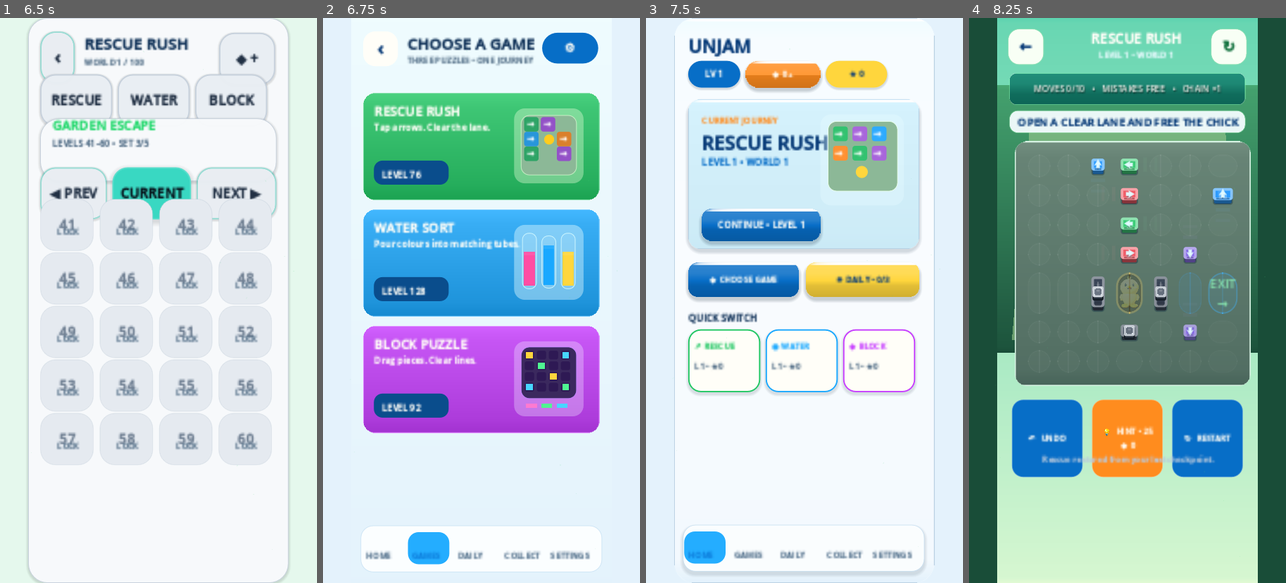
Above: before the commit, frames 1-4 (left to right).
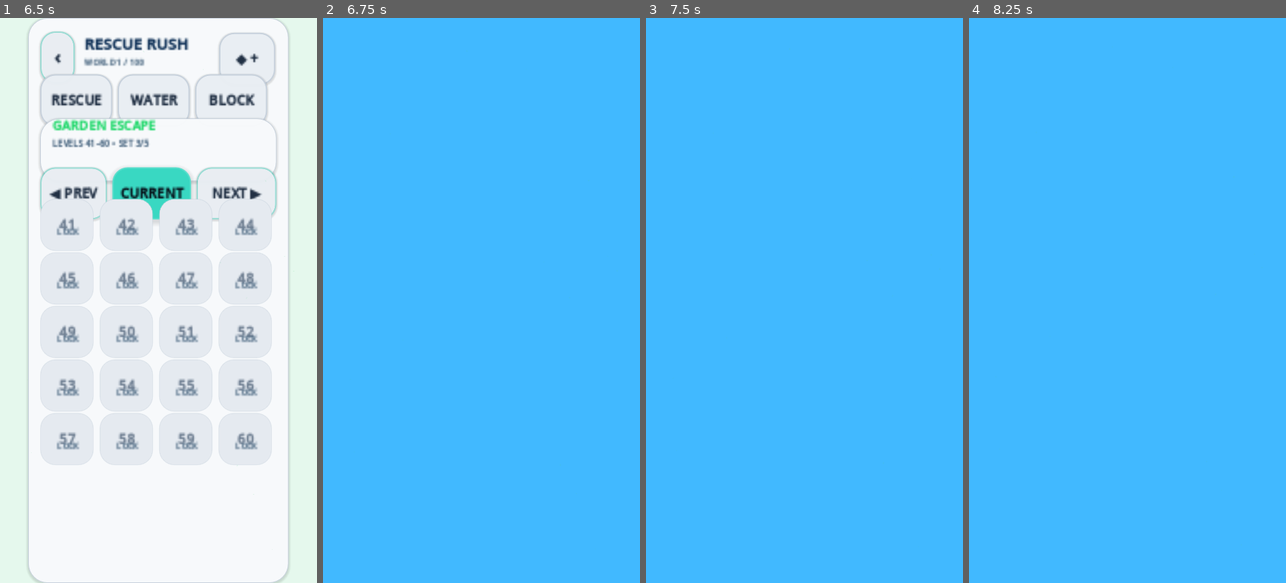
Above: after the commit, the same moments.

Repository: eghosa001/unjam
Game: Godot game, scene res://scenes/Main.tscn
Two runs of this game, one before a commit and one after it. Both use one fixed random seed, a clock stepped at 60 frames per second and the inputs below.
Inputs (mouse positions are in pixels of both pictures, inside the frame that each line leads up to):
- Up to frame 1 (6.5 s): click "CONTINUE • LEVEL 1" at 0.5 s; click "PLAY NOW" at 1.25 s; click "↻ RESTART" at 2 s; click "↻ RESTART" at 2.75 s; click "↻ RESTART" at 3.5 s; click "←" at 4.25 s; click "NEXT ▶" at 5 s; click "NEXT ▶" at 5.75 s
- Up to frame 2 (6.75 s): click "‹" at 6.5 s
- Up to frame 3 (7.5 s): click (703, 46) at 7.25 s, where only the run before the commit has a clickable "‹"
- Up to frame 4 (8.25 s): click (1083, 227) at 8 s, where only the run before the commit has a clickable "CONTINUE • LEVEL 1"

Frame 1 is identical in both runs. In frame 2, 95% of the frame differs, in the area x 0-100%, y 0-100%; in frame 3, 100%; in frame 4, 100%.
Error after the commit: Parse Error: Cannot infer the type of "fill" variable because the value doesn't have a set type. (res://scripts/ui/premium_live_hub_3d.gd:213)

Commit message:
ui: rebuild selector previews from Production

Diff:
--- a/scripts/ui/premium_live_hub_3d.gd
+++ b/scripts/ui/premium_live_hub_3d.gd
@@ -3,6 +3,7 @@
 const RefCanvas = preload("res://scripts/ui/figma_reference_canvas.gd")
 
 const BG_TOP := Color(0.94, 0.99, 1.0)
+const BG_MID := Color(0.98, 0.99, 1.0)
 const BG_BOTTOM := Color(0.892, 0.9496, 0.988)
 const NAVY := Color(0.03, 0.23, 0.47)
 const INK := Color(0.07, 0.20, 0.35)
@@ -34,35 +35,38 @@
 
 func _build_reference_selector(canvas: Control) -> void:
 	var background := PanelContainer.new()
-	background.add_theme_stylebox_override("panel", RefCanvas.rounded_gradient(BG_TOP, BG_BOTTOM, 0))
+	background.add_theme_stylebox_override("panel", RefCanvas.rounded_gradient3(BG_TOP, BG_MID, BG_BOTTOM, 34, Color("#bad1e3"), 1, 0.48))
 	RefCanvas.set_rect(background, 0, 0, 390, 844)
 	background.mouse_filter = Control.MOUSE_FILTER_IGNORE
 	canvas.add_child(background)
 
-	var back := RefCanvas.button("‹", 27, NAVY, OFF_WHITE, 18)
+	RefCanvas.add_shadow(canvas, Rect2(17, 19, 52, 52), 18, Color(0.02,0.15,0.30,0.16), 4, Vector2(0,3))
+	var back := RefCanvas.premium_button("‹", 27, NAVY, OFF_WHITE, 18)
 	back.name = "SelectorBackButton"
-	RefCanvas.set_rect(back, 18, 20, 52, 52)
+	RefCanvas.set_rect(back, 17, 19, 52, 52)
 	back.pressed.connect(_go_home)
 	canvas.add_child(back)
 
-	_add_text(canvas, "CHOOSE A GAME", Rect2(84, 22, 205, 28), 23, INK, true)
-	_add_text(canvas, "THREE PUZZLES • ONE JOURNEY", Rect2(84, 52, 210, 15), 12, MUTED, false)
-
-	var settings := RefCanvas.button("⚙", 18, OFF_WHITE, Color(0.03, 0.43, 0.78), 23)
+	_add_text(canvas, "CHOOSE A GAME", Rect2(83, 21, 205, 28), 23, INK, true)
+	_add_text(canvas, "THREE PUZZLES • ONE JOURNEY", Rect2(83, 51, 210, 15), 12, MUTED, false)
+
+	RefCanvas.add_shadow(canvas, Rect2(285, 21, 84, 46), 23, Color(0.02,0.15,0.30,0.16), 3, Vector2(0,2))
+	var settings := RefCanvas.premium_button("⚙", 18, OFF_WHITE, Color(0.03, 0.43, 0.78), 23)
 	settings.name = "SelectorSettingsButton"
-	RefCanvas.set_rect(settings, 286, 22, 84, 46)
+	RefCanvas.set_rect(settings, 285, 21, 84, 46)
 	settings.pressed.connect(func(): get_parent().call("build_settings"))
 	canvas.add_child(settings)
 
-	_add_game_card(canvas, "rescue_rush", Rect2(18, 112, 354, 160), Color(0.13, 0.78, 0.39), Color(0.2866, 0.8196, 0.4998), "RESCUE RUSH", "Tap arrows. Clear the lane.", 76)
-	_add_game_card(canvas, "water_sort", Rect2(18, 286, 354, 160), Color(0.10, 0.66, 1.0), Color(0.262, 0.7212, 1.0), "WATER SORT", "Pour colours into matching tubes.", 128)
-	_add_game_card(canvas, "block_puzzle", Rect2(18, 460, 354, 160), Color(0.78, 0.24, 1.0), Color(0.8196, 0.3768, 1.0), "BLOCK PUZZLE", "Drag pieces. Clear lines.", 92)
+	_add_game_card(canvas, "rescue_rush", Rect2(17, 111, 354, 160), Color("#21c763"), Color("#49d17f"), "RESCUE RUSH", "Tap arrows. Clear the lane.", 76)
+	_add_game_card(canvas, "water_sort", Rect2(17, 285, 354, 160), Color("#1aa8ff"), Color("#43b8ff"), "WATER SORT", "Pour colours into matching tubes.", 128)
+	_add_game_card(canvas, "block_puzzle", Rect2(17, 459, 354, 160), Color("#c73dff"), Color("#d160ff"), "BLOCK PUZZLE", "Drag pieces. Clear lines.", 92)
 	_add_bottom_nav(canvas)
 
 func _add_game_card(canvas: Control, game_id: String, rect: Rect2, accent: Color, highlight: Color, title: String, subtitle: String, figma_fallback_level: int) -> void:
+	RefCanvas.add_shadow(canvas, rect, 20, Color(0.03,0.10,0.20,0.22), 8, Vector2(0,6))
 	var card := PanelContainer.new()
 	card.name = "GameCard3D_%s" % game_id
-	card.add_theme_stylebox_override("panel", RefCanvas.rounded_gradient(highlight, accent.darkened(0.18), 20, highlight.lightened(0.35), 1))
+	card.add_theme_stylebox_override("panel", RefCanvas.rounded_gradient3(highlight, accent, accent.darkened(0.18), 20, highlight.lightened(0.35), 1.6, 0.55))
 	RefCanvas.set_rect(card, rect.position.x, rect.position.y, rect.size.x, rect.size.y)
 	card.mouse_filter = Control.MOUSE_FILTER_IGNORE
 	canvas.add_child(card)
@@ -72,12 +76,13 @@
 	var level := maxi(1, MultiGameManager.highest_level(game_id))
 	if level <= 1:
 		level = figma_fallback_level
+	RefCanvas.add_shadow(canvas, Rect2(33, rect.position.y + 100.7, 112, 36), 13, Color(0.02,0.10,0.20,0.16), 3, Vector2(0,2))
 	var level_pill := PanelContainer.new()
 	level_pill.add_theme_stylebox_override("panel", RefCanvas.solid_box(Color(0.04, 0.30, 0.55), 13))
-	RefCanvas.set_rect(level_pill, 34, rect.position.y + 100.7, 112, 36)
+	RefCanvas.set_rect(level_pill, 33, rect.position.y + 100.7, 112, 36)
 	level_pill.mouse_filter = Control.MOUSE_FILTER_IGNORE
 	canvas.add_child(level_pill)
-	_add_text(canvas, "LEVEL %d" % level, Rect2(46, rect.position.y + 111, 88, 16), 13, OFF_WHITE, true)
+	_add_text(canvas, "LEVEL %d" % level, Rect2(45, rect.position.y + 111, 88, 16), 13, OFF_WHITE, true)
 	_add_card_preview(canvas, game_id, rect.position.y)
 
 	var tap := Button.new()
@@ -96,7 +101,7 @@
 		Color(0.92, 1.0, 0.86, 0.38) if game_id == "rescue_rush" else (Color(0.91, 0.99, 1.0, 0.42) if game_id == "water_sort" else Color(0.94, 0.91, 1.0, 0.34)),
 		16
 	))
-	RefCanvas.set_rect(stage, 244, origin_y, 104, 112)
+	RefCanvas.set_rect(stage, 243, origin_y, 104, 112)
 	stage.mouse_filter = Control.MOUSE_FILTER_IGNORE
 	canvas.add_child(stage)
 	match game_id:
@@ -105,83 +110,140 @@
 		_: _preview_block(canvas, origin_y)
 
 func _preview_rescue(canvas: Control, y: float) -> void:
+	var board_depth := PanelContainer.new()
+	board_depth.add_theme_stylebox_override("panel", RefCanvas.solid_box(Color("#173d33"), 12))
+	RefCanvas.set_rect(board_depth, 253, y + 15.3, 84, 90)
+	canvas.add_child(board_depth)
 	var board := PanelContainer.new()
-	board.add_theme_stylebox_override("panel", RefCanvas.solid_box(Color(0.55, 0.72, 0.59), 12, Color(0.92, 1, 0.86, 0.62), 1))
-	RefCanvas.set_rect(board, 254, y + 10.8, 84, 90)
+	board.add_theme_stylebox_override("panel", RefCanvas.rounded_gradient3(Color("#a9d3ad"), Color("#8cb896"), Color("#759d80"), 12, Color(0.92, 1.0, 0.86, 0.62), 1))
+	RefCanvas.set_rect(board, 253, y + 10.8, 84, 90)
 	canvas.add_child(board)
-	var colors := [Color(0.11, 0.61, 0.35), Color(0.54, 0.26, 0.76), Color(0.084, 0.55, 0.84), Color(0.84, 0.46, 0.10)]
-	var spots := [Vector2(259, y + 13.5), Vector2(283.7, y + 13.5), Vector2(259, y + 35.6), Vector2(308.3, y + 35.6), Vector2(259, y + 57.8), Vector2(308.3, y + 57.8)]
-	for i in range(spots.size()):
+	var specs := [
+		[Vector2(258.0, y + 13.5), Color("#1c9c5a"), "→"],
+		[Vector2(282.7, y + 13.5), Color("#8942c1"), "↓"],
+		[Vector2(258.0, y + 35.7), Color("#158dd6"), "←"],
+		[Vector2(307.3, y + 35.7), Color("#8942c1"), "↑"],
+		[Vector2(258.0, y + 57.9), Color("#d6761a"), "→"],
+		[Vector2(307.3, y + 57.9), Color("#1c9c5a"), "↓"],
+	]
+	for spec in specs:
+		var pos: Vector2 = spec[0]
+		var fill: Color = spec[1]
+		var depth := PanelContainer.new()
+		depth.add_theme_stylebox_override("panel", RefCanvas.solid_box(fill.darkened(0.34), 4))
+		RefCanvas.set_rect(depth, pos.x + 1.5, pos.y + 3.1, 21.7, 21.7)
+		canvas.add_child(depth)
 		var tile := PanelContainer.new()
-		tile.add_theme_stylebox_override("panel", RefCanvas.solid_box(colors[i % colors.size()].lightened(0.08), 4))
-		RefCanvas.set_rect(tile, spots[i].x, spots[i].y, 21.7, 21.7)
+		tile.add_theme_stylebox_override("panel", RefCanvas.rounded_gradient3(fill.lightened(0.33), fill, fill.darkened(0.14), 4))
+		RefCanvas.set_rect(tile, pos.x, pos.y, 21.7, 21.7)
 		canvas.add_child(tile)
-		var arrow := _make_label("→", 13, Color.WHITE, true)
+		var arrow := _make_label(String(spec[2]), 13, Color.WHITE, true)
 		arrow.horizontal_alignment = HORIZONTAL_ALIGNMENT_CENTER
-		RefCanvas.set_rect(arrow, spots[i].x, spots[i].y, 21.7, 21.7)
+		RefCanvas.set_rect(arrow, pos.x, pos.y, 21.7, 21.7)
 		canvas.add_child(arrow)
 	var chick := PanelContainer.new()
-	chick.add_theme_stylebox_override("panel", RefCanvas.solid_box(Color(1, 0.80, 0.12), 8))
-	RefCanvas.set_rect(chick, 288.5, y + 39, 15, 15)
+	chick.add_theme_stylebox_override("panel", RefCanvas.solid_box(Color("#ffd63d"), 8, Color("#fff1a0"), 1))
+	RefCanvas.set_rect(chick, 287.5, y + 39.0, 15, 15)
 	canvas.add_child(chick)
+	var eye := ColorRect.new()
+	eye.color = Color("#183b42")
+	RefCanvas.set_rect(eye, 296.0, y + 44.9, 2, 2.5)
+	canvas.add_child(eye)
+	var exit := PanelContainer.new()
+	exit.add_theme_stylebox_override("panel", RefCanvas.rounded_gradient3(Color("#80efb0"), Color("#35b96b"), Color("#148b4c"), 5))
+	RefCanvas.set_rect(exit, 329, y + 21.6, 11, 30)
+	canvas.add_child(exit)
 
 func _preview_water(canvas: Control, y: float) -> void:
 	var specs := [
-		[256.0, 12.6, 84.0, Color(1.0, 0.30, 0.64), 48.7],
-		[285.0, 16.2, 79.0, Color(0.10, 0.66, 1.0), 56.9],
-		[314.0, 12.6, 84.0, Color(1.0, 0.84, 0.24), 48.7],
+		[255.0, 12.6, 84.0, Color("#ffd63d"), 48.7],
+		[284.0, 16.2, 79.0, Color("#ff4da3"), 56.9],
+		[313.0, 12.6, 84.0, Color("#1aa8ff"), 48.7],
 	]
 	for spec in specs:
 		var x := float(spec[0])
 		var top := y + float(spec[1])
 		var h := float(spec[2])
+		RefCanvas.add_shadow(canvas, Rect2(x, top, 22, h), 9, Color(0.02,0.15,0.26,0.18), 3, Vector2(0,3))
 		var bottle := PanelContainer.new()
-		bottle.add_theme_stylebox_override("panel", RefCanvas.solid_box(Color(0.90, 0.99, 1.0, 0.10), 9, Color(0.82, 0.98, 1.0, 0.90), 1))
+		bottle.add_theme_stylebox_override("panel", RefCanvas.rounded_gradient3(Color(0.96,1.0,1.0,0.18), Color(0.82,0.97,1.0,0.08), Color(0.66,0.90,1.0,0.12), 9, Color(0.82,0.98,1.0,0.90), 1))
 		RefCanvas.set_rect(bottle, x, top, 22, h)
 		canvas.add_child(bottle)
 		var liquid_h := float(spec[4])
-		var liquid := ColorRect.new()
-		liquid.color = spec[3]
+		var liquid := PanelContainer.new()
+		liquid.add_theme_stylebox_override("panel", RefCanvas.rounded_gradient3(Color(spec[3]).lightened(0.08), Color(spec[3]), Color(spec[3]).darkened(0.10), 6))
 		RefCanvas.set_rect(liquid, x + 3, top + h - liquid_h - 5, 16, liquid_h)
 		canvas.add_child(liquid)
-		var meniscus := ColorRect.new()
-		meniscus.color = Color(spec[3]).lightened(0.07)
+		var meniscus := PanelContainer.new()
+		meniscus.add_theme_stylebox_override("panel", RefCanvas.solid_box(Color(spec[3]).lightened(0.10), 5))
 		RefCanvas.set_rect(meniscus, x + 3, top + h - liquid_h - 7, 16, 5)
 		canvas.add_child(meniscus)
+		var rim := ColorRect.new()
+		rim.color = Color(0.93, 0.995, 1.0, 0.92)
+		RefCanvas.set_rect(rim, x - 1, top + 1, 24, 2)
+		canvas.add_child(rim)
+		var hi := ColorRect.new()
+		hi.color = Color(1,1,1,0.46)
+		RefCanvas.set_rect(hi, x + 4, top + 8, 2, h - 18)
+		canvas.add_child(hi)
 
 func _preview_block(canvas: Control, y: float) -> void:
+	var board_depth := PanelContainer.new()
+	board_depth.add_theme_stylebox_override("panel", RefCanvas.solid_box(Color("#241445"), 10))
+	RefCanvas.set_rect(board_depth, 253.8, y + 10.5, 84, 74)
+	canvas.add_child(board_depth)
 	var board := PanelContainer.new()
-	board.add_theme_stylebox_override("panel", RefCanvas.solid_box(Color(0.23, 0.16, 0.37), 12, Color(0.72, 0.52, 1.0, 0.60), 1))
-	RefCanvas.set_rect(board, 254, y + 8, 84, 78)
+	board.add_theme_stylebox_override("panel", RefCanvas.rounded_gradient3(Color("#613894"), Color("#452670"), Color("#2e1a54"), 10, Color(0.72,0.52,1.0,0.60), 1))
+	RefCanvas.set_rect(board, 253, y + 7, 84, 74)
 	canvas.add_child(board)
-	var palette := [Color(1, 0.84, 0.24), Color(1, 0.48, 0.82), Color(0.31, 0.96, 0.57), Color(0.28, 0.84, 1)]
-	for row in range(4):
-		for col in range(4):
+	var palette := [Color("#ffd63d"), Color("#ff7acb"), Color("#50e889"), Color("#47c8ff")]
+	var occupied := [1,5,8,9,14,18,23,24,31,35,36,42,47,49,54,61]
+	var cell := 7.0
+	var gap := 2.0
+	for row in range(8):
+		for col in range(8):
+			var px := 258.0 + col * (cell + gap)
+			var py := y + 11.0 + row * (cell + gap)
 			var well := PanelContainer.new()
-			well.add_theme_stylebox_override("panel", RefCanvas.solid_box(Color(0.18, 0.10, 0.33), 3))
-			RefCanvas.set_rect(well, 260 + col * 18, y + 14 + row * 16, 14, 13)
+			well.add_theme_stylebox_override("panel", RefCanvas.solid_box(Color(0.23,0.16,0.37,0.98), 2, Color(0.51,0.39,0.67,0.72), 1))
+			RefCanvas.set_rect(well, px, py, cell, cell)
 			canvas.add_child(well)
-			if (row + col * 2) % 3 == 0:
-				var cell := ColorRect.new()
-				cell.color = palette[(row + col) % palette.size()]
-				RefCanvas.set_rect(cell, 262 + col * 18, y + 16 + row * 16, 10, 9)
-				canvas.add_child(cell)
+			var idx := row * 8 + col
+			if idx in occupied:
+				var fill := palette[(row + col) % palette.size()]
+				var depth := ColorRect.new()
+				depth.color = fill.darkened(0.34)
+				RefCanvas.set_rect(depth, px + 1, py + 2, cell - 1, cell - 1)
+				canvas.add_child(depth)
+				var top := ColorRect.new()
+				top.color = fill
+				RefCanvas.set_rect(top, px, py, cell - 1, cell - 2)
+				canvas.add_child(top)
+	# Three genuine tray shapes rather than decorative bars.
+	var tray_shapes := [
+		[Vector2i(0,0),Vector2i(1,0),Vector2i(2,0)],
+		[Vector2i(0,0),Vector2i(0,1),Vector2i(1,1)],
+		[Vector2i(0,0),Vector2i(1,0),Vector2i(1,1),Vector2i(2,1)],
+	]
+	var starts := [Vector2(258,y+88),Vector2(286,y+87),Vector2(313,y+87)]
 	for i in range(3):
-		var tray := ColorRect.new()
-		tray.color = palette[(i + 1) % palette.size()]
-		RefCanvas.set_rect(tray, 262 + i * 23, y + 93, 16, 6)
-		canvas.add_child(tray)
+		for p in tray_shapes[i]:
+			var bit := PanelContainer.new()
+			bit.add_theme_stylebox_override("panel", RefCanvas.rounded_gradient3(palette[i].lightened(0.30), palette[i], palette[i].darkened(0.18), 2))
+			RefCanvas.set_rect(bit, starts[i].x + p.x * 6, starts[i].y + p.y * 6, 6, 6)
+			canvas.add_child(bit)
 
 func _add_bottom_nav(canvas: Control) -> void:
 	var shell := PanelContainer.new()
 	shell.name = "SelectorBottomNav"
+	RefCanvas.add_shadow(canvas, Rect2(13, 757, 362, 70), 18, Color(0.02,0.10,0.18,0.12), 5, Vector2(0,4))
 	shell.add_theme_stylebox_override("panel", RefCanvas.solid_box(Color(0.985, 0.995, 1.0, 0.97), 18, Color(0.78, 0.88, 0.95, 0.75), 1))
-	RefCanvas.set_rect(shell, 14, 758, 362, 70)
+	RefCanvas.set_rect(shell, 13, 757, 362, 70)
 	shell.mouse_filter = Control.MOUSE_FILTER_IGNORE
 	canvas.add_child(shell)
 	var active := PanelContainer.new()
 	active.add_theme_stylebox_override("panel", RefCanvas.solid_box(CYAN, 16))
-	RefCanvas.set_rect(active, 85, 768, 62, 48)
+	RefCanvas.set_rect(active, 84, 767, 62, 48)
 	active.mouse_filter = Control.MOUSE_FILTER_IGNORE
 	canvas.add_child(active)
 	var items := [
@@ -192,12 +254,12 @@
 		["SETTINGS", 298.0, func(): get_parent().call("build_settings"), false],
 	]
 	for item in items:
-		_add_text(canvas, item[0], Rect2(item[1], 789, 62, 30), 12, Color(0.05, 0.49, 0.86) if item[3] else Color(0.31, 0.43, 0.54), true)
+		_add_text(canvas, item[0], Rect2(item[1] - 1.0, 788, 62, 30), 12, Color(0.05, 0.49, 0.86) if item[3] else Color(0.31, 0.43, 0.54), true)
 		var hit := Button.new()
 		hit.flat = true
 		hit.focus_mode = Control.FOCUS_NONE
 		hit.modulate.a = 0.001
-		RefCanvas.set_rect(hit, item[1] - 8, 754, 74, 78)
+		RefCanvas.set_rect(hit, item[1] - 9, 753, 74, 78)
 		var callback: Callable = item[2]
 		if callback.is_valid():
 			hit.pressed.connect(callback)
